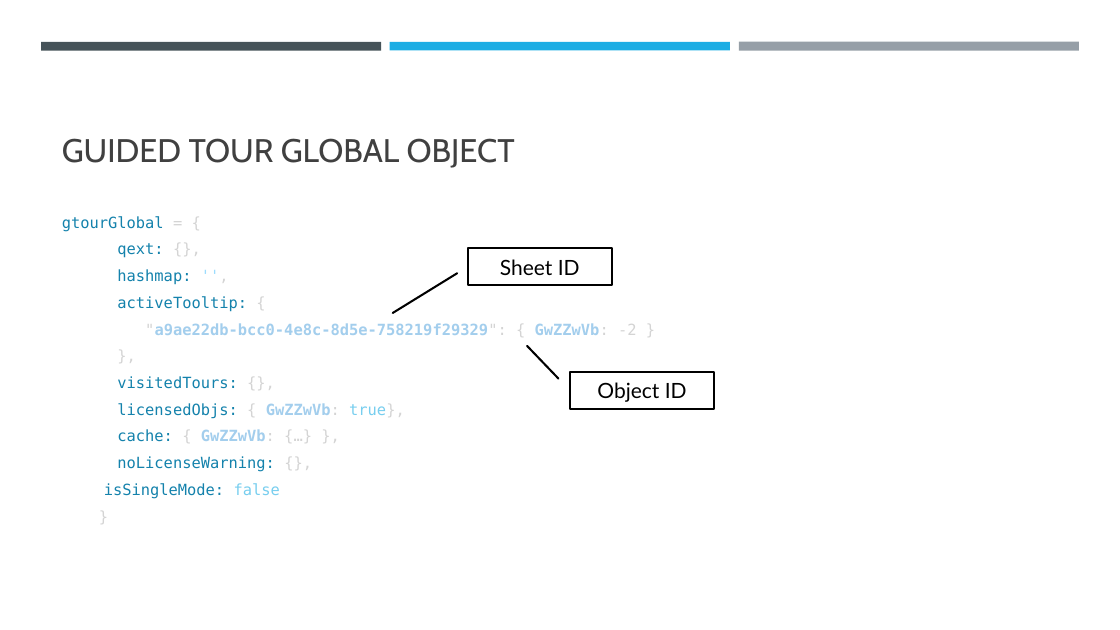
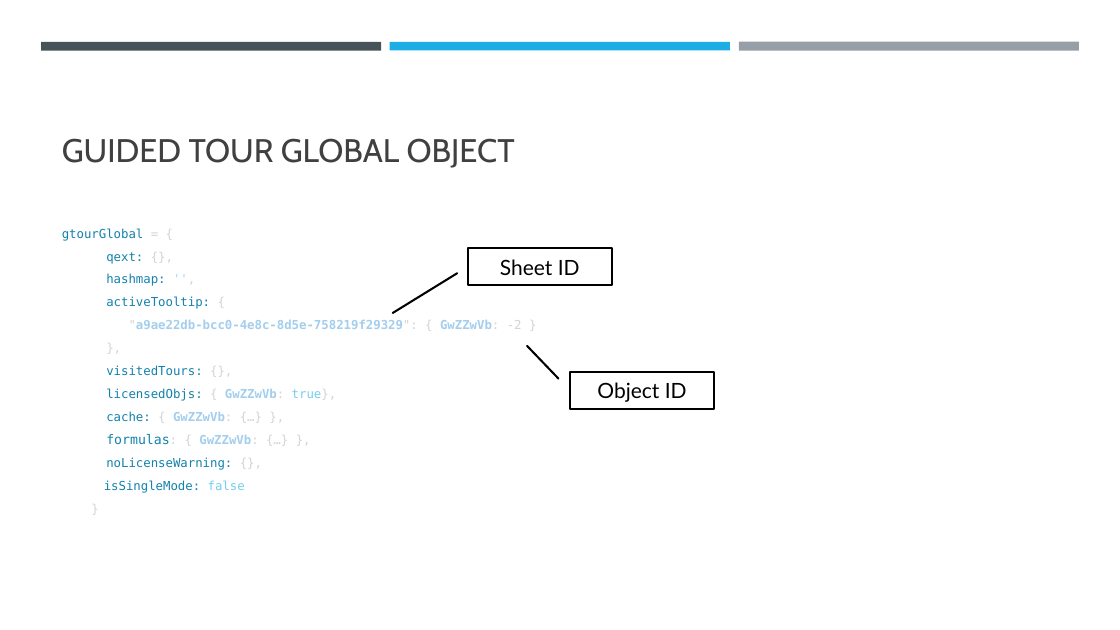
Before and after one commit to ChristofSchwarz/db-ext-guidedtour-2, a slide deck: slide 4 of doc/slides.pptx. Drawn at 1120x630 pixels with LibreOffice and Linux fonts; fonts in the diff are those of the drawing. Boxes give left, top, right and bottom in pixels: in the first picture for what was removed or moved away, otherwise in the second. Text is boxed around its words. In the diff, an @@ line names an element or a change of style, - is before the commit and + after.

```diff
--- a/doc/slides.pptx
+++ b/doc/slides.pptx
@@ text at [62, 228, 522, 493]: size 13.2 to 10.6 pt in "gtourGlobal = {", "qext: {},", "hashmap: '',", "activeTooltip: {" and 8 more places @@
@@ text at [106, 434, 258, 444]: paragraph added @@
+formulas: { GwZZwVb: {…} },
```
Also in this commit, not shown: 1 other slide changed, 7 other files.
